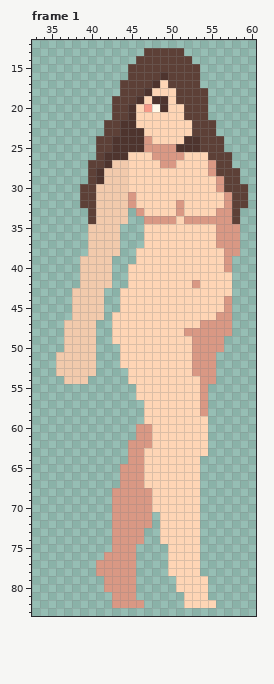
Two versions of one pixel-art file, Sidescroller/Practice/female_idle_96x96.aseprite. Above, as it was before the edit.
96x96 pixels, 2 frames. Shown: frame 1: x 33..60, y 12..83. The commit also changed other frames, which this record leaves out.
And afterwards:
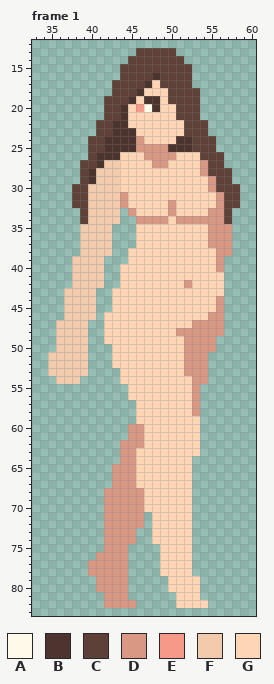
Palette (. is transparent): A #fff9e9  B #4e342e  C #5d4037  D #d99884  E #f69988  F #f2caac  G #fed5b5
Change:
Changed rows in their new state; - is an unchanged pixel.
Frame 1, layers "Hair", "Eyes", "Body":
first column x 35:
13 -----------C----.--------
14 ----------C------.-------
15 ---------C--------.------
16 ---------C---BC---.------
17 --------C---BGC---.------
18 --------C--BG--C---.-----
19 -------C--BGB-GC---.-----
20 -------C-BGEABG-C--.-----
21 -------C-BG-----C--.-----
22 ------C-B-G------C--.----
23 ------C-B--G-----C--.----
24 -----C-B---DG---B-C--.---
25 -----C-B---D---B--C--.---
26 -----CB--G--D---G--C--.--
27 ----C-BF-G---D-G---DC-.--
28 ----CBF--G---------DC--.-
29 ----CBF--G----------DC-.-
30 ---C-F---G----------DC--.
31 ---C-F---DG----------DC-.
32 ---C-F---DG----DG----DC-.
33 ----CF---.DG---DG---D-C.-
34 ----CF---.-D---GD-----C.-
35 ----F---.--G--------D--.-
36 ----F---.--G--------D--.-
37 ----F---.--G--------D--.-
38 ----F---.-G----------D-.-
39 ---F---.--G----------D.--
40 ---F---.-G-----------D.--
41 ---F---.-G------------.--
42 ---F---.-G-------DG---.--
43 --F---.-G-------------.--
44 --F---.-G------------D.--
45 --F---.-G------------D.--
46 --F---.G------------D-.--
47 -F---.-G----------D---.--
48 -F---.-G--------D-----.--
49 -F---.-G---------D---.---
50 -F---.--G--------D---.---
51 F----.--G--------D--.----
52 F----.--G--------D--.----
53 F----.---G-------D--.----
54 -F--.----G--------D-.----
55 ----------G-------D.-----
56 ----------G-------D.-----
57 -----------G------D.-----
58 -----------G------D.-----
59 -----------G-------.-----
60 ----------D-G------.-----
61 ----------D-G------.-----
62 ---------D--G------.-----
63 ---------D-G-------.-----
64 ---------D-G------.------
65 --------D--G------.------
66 --------D--G------.------
67 --------D--G------.------
68 -------D----G-----.------
69 -------D----G-----.------
70 -------D----G-----.------
71 -------D----.G----.------
72 -------D----.G----.------
73 -------D---.-G----.------
74 -------D---.-G----.------
75 -------D--.---G---.------
76 ------D---.---G---.------
77 -----D----.---G---.------
78 -----D----.---G---.------
79 ------D---.----G---.-----
80 ------D---.----G---.-----
81 -------D--.-----G--.-----
82 -------D---.----G---.----
